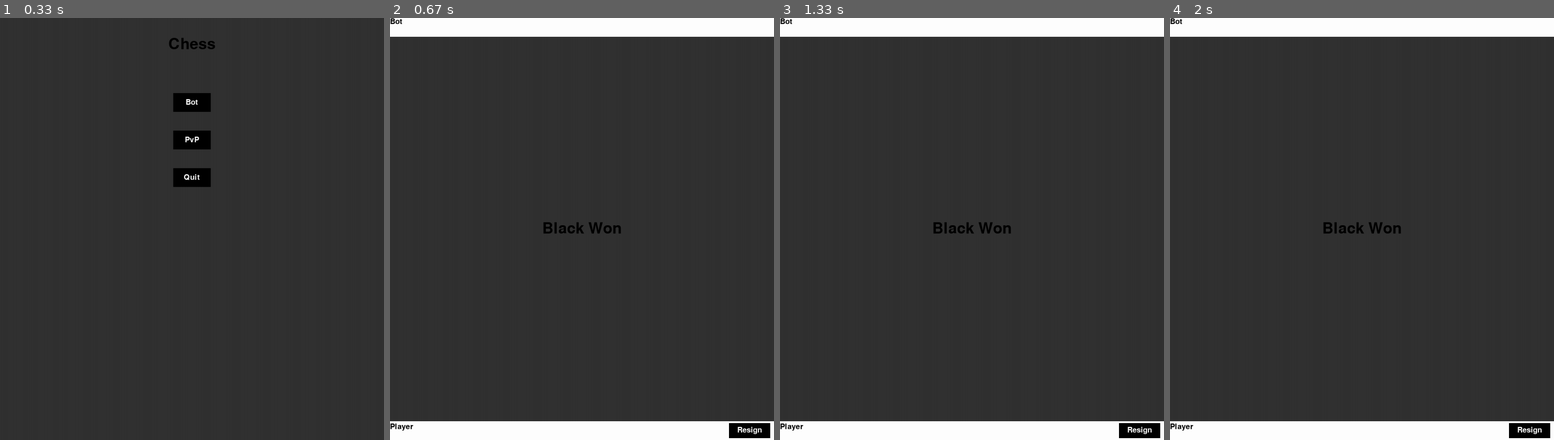
Above: before the commit, frames 1-4 (left to right).
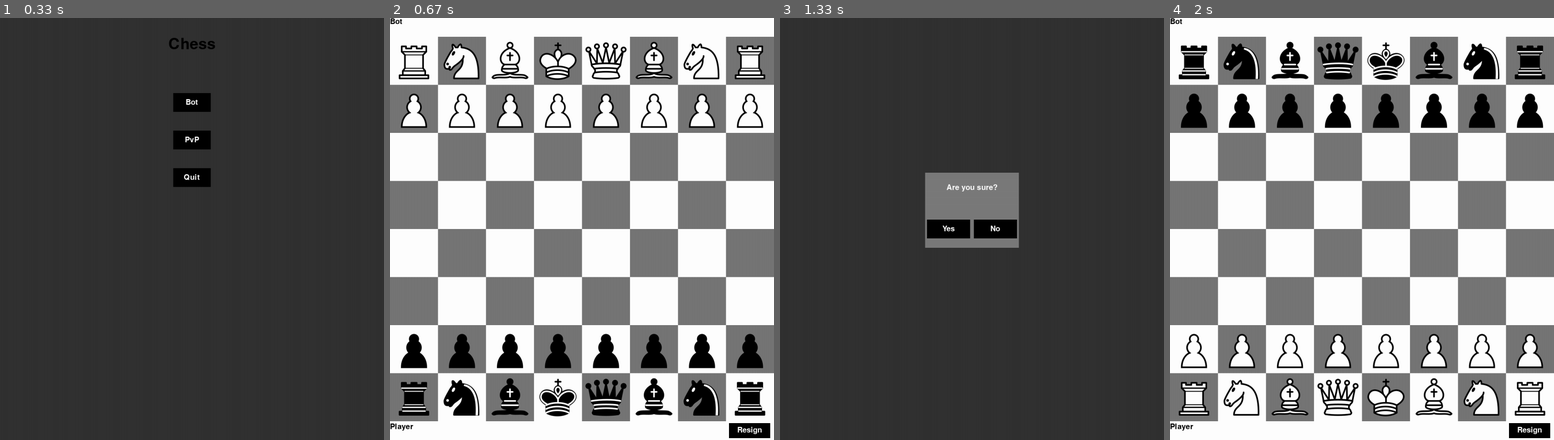
Above: after the commit, the same moments.

Repository: H4deus/ChessPygame
Game: pygame game, started from main.py
Two runs of this game, one before a commit and one after it. Both use one fixed random seed, a clock stepped at 60 frames per second and the inputs below.
Inputs (mouse positions are in pixels of both pictures, inside the frame that each line leads up to):
- Up to frame 1 (0.33 s): no input
- Up to frame 2 (0.67 s): click "Bot" at 0.38 s
- Up to frame 3 (1.33 s): click (1006, 119) at 0.72 s; press the mouse at (1140, 431) at 1.03 s; move the mouse to (1064, 266) at 1.13 s; release the mouse at (991, 102) at 1.27 s
- Up to frame 4 (2 s): click (1338, 229) at 1.38 s, where only the run after the commit has a clickable "Yes"; click (1362, 102) at 1.72 s, where only the run after the commit has a clickable "Bot"

Frame 1 is identical in both runs. In frame 2, 90% of the frame differs, in the area x 0-100%, y 4-96%; in frame 3, 13%; in frame 4, 90%.

Commit message:
Fixed bug where bot game didn't work due to timeout

Diff:
--- a/game/game.py
+++ b/game/game.py
@@ -411,6 +411,8 @@
         for arrow in self.arrows:
             arr = Arrow(self.screen, arrow[0], arrow[1], self.num_of_rows, self.square_size, self.y_offset)
 
+        if not self.flip:
+            return
         self.timer_top.update()
         self.timer_bottom.update()
         if self.timer_bottom.time <= 0:
